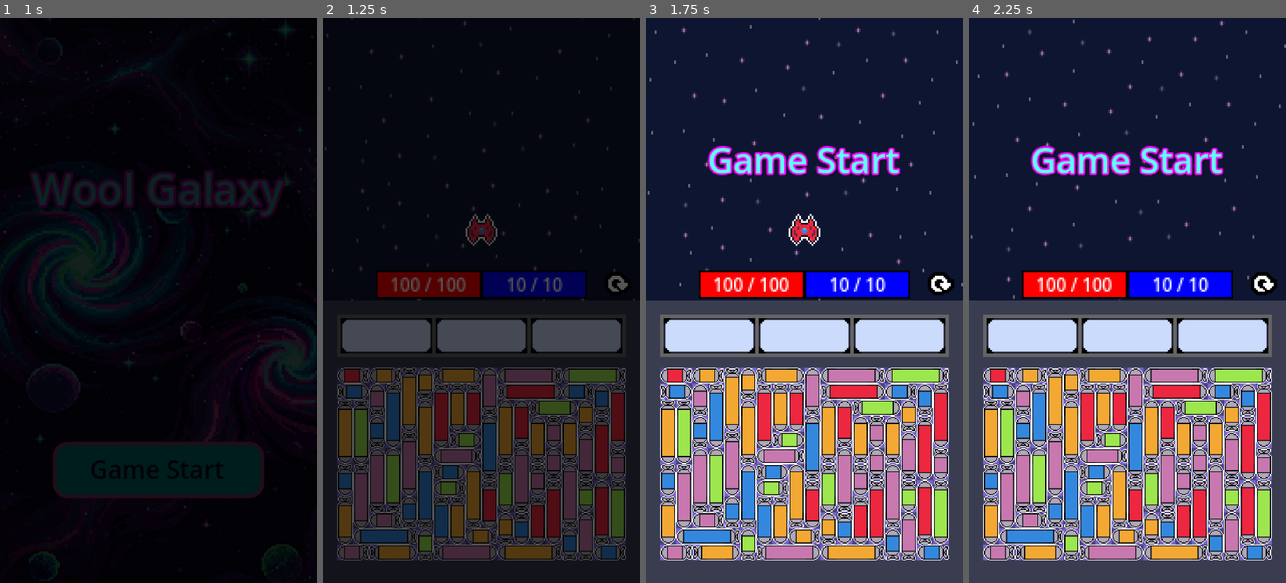
Above: before the commit, frames 1-4 (left to right).
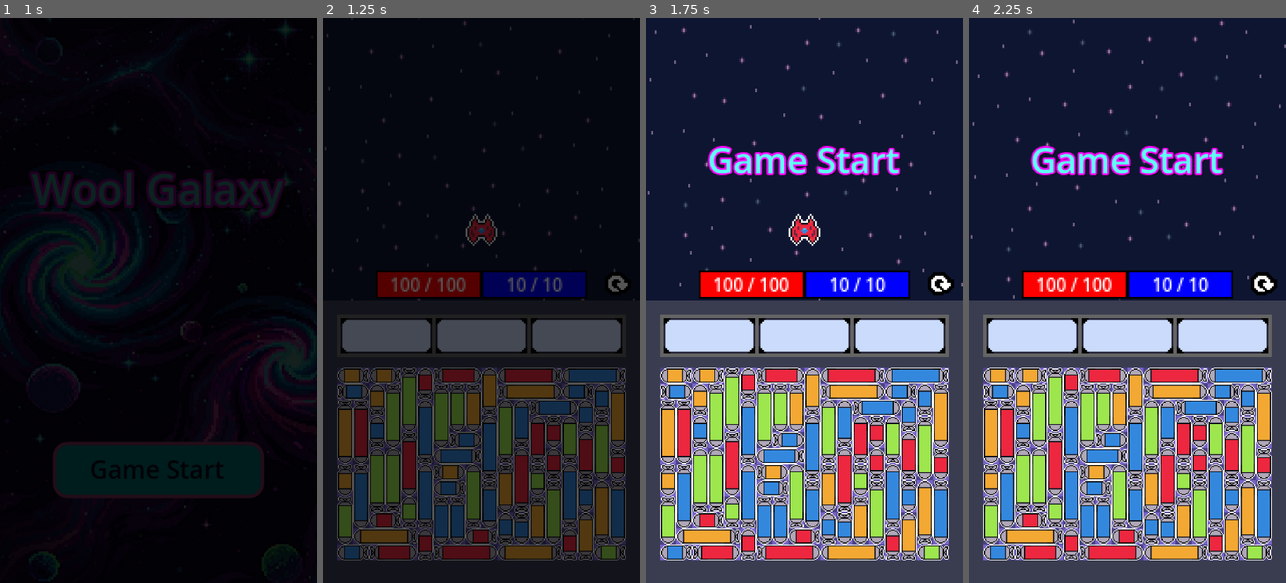
Above: after the commit, the same moments.

Repository: ZoNaDak/GalaxyPuzzleShooter_ProtoType
Game: Godot game, scene res://game/scenes/title/title_scene.tscn
The game is run twice, just before and just after one commit, with the same random seed, the same clock (stepped at 60 frames per second) and the same inputs.
Inputs (mouse positions are in pixels of both pictures, inside the frame that each line leads up to):
- Up to frame 1 (1 s): click "Game Start" at 0.5 s
- Up to frame 2 (1.25 s): no input
- Up to frame 3 (1.75 s): tap Enter at 1.25 s; move the mouse to (677, 373) at 1.27 s; tap 2 at 1.35 s; click (677, 373) at 1.42 s
- Up to frame 4 (2.25 s): move the mouse to (1032, 373) at 2.02 s; tap 1 at 2.1 s; click (1032, 373) at 2.17 s

Frame 1 is identical in both runs. In frame 2, 12% of the frame differs, in the area x 5-95%, y 62-96%; in frame 3, 13%; in frame 4, 13%.

Commit message:
Remove Missile Purple Color

Diff:
--- a/wool-galaxy-proto/core/common/enums.gd
+++ b/wool-galaxy-proto/core/common/enums.gd
@@ -13,7 +13,6 @@
 	BLUE,
 	GREEN,
 	YELLOW,
-	PURPLE,
 }
 
 enum MissileSizeType {
--- a/wool-galaxy-proto/game/characters/player/player.gd
+++ b/wool-galaxy-proto/game/characters/player/player.gd
@@ -78,8 +78,6 @@
 			pass
 		Enums.MissileColorType.YELLOW:
 			pass
-		Enums.MissileColorType.PURPLE:
-			pass
 
 	missile_data.decrease_amount()
 	if (missile_data.amount == 0):
--- a/wool-galaxy-proto/game/data/missile_data.gd
+++ b/wool-galaxy-proto/game/data/missile_data.gd
@@ -64,8 +64,6 @@
 			return "green"
 		Enums.MissileColorType.YELLOW:
 			return "yellow"
-		Enums.MissileColorType.PURPLE:
-			return "purple"
 		_:
 			return "red"
 
